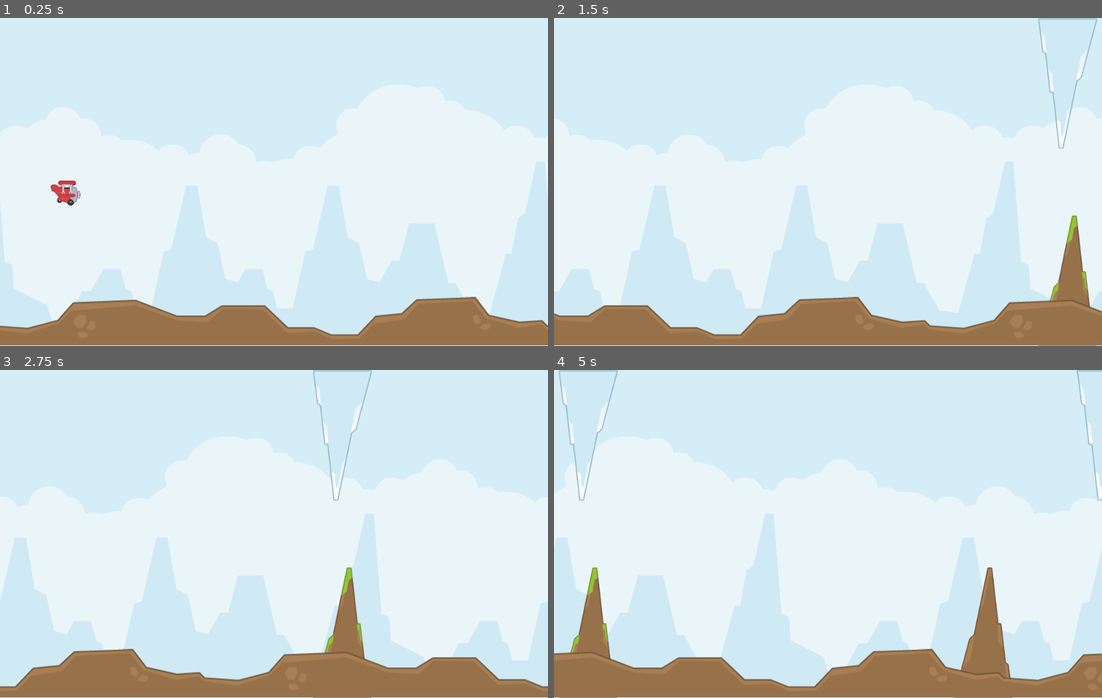
Above: before the commit, frames 1-4 (two rows, left to right).
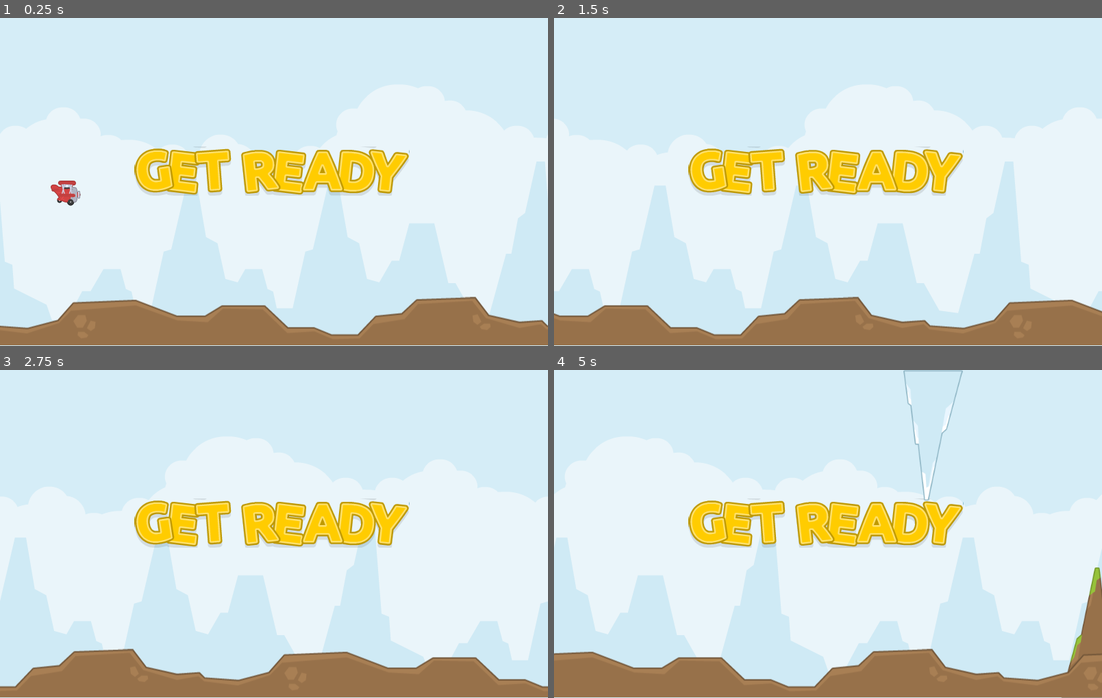
Above: after the commit, the same moments.

Repository: mflash/godotsa2025
Game: Godot game, scene res://main.tscn
Same seed, same stepped clock (60 frames per second), same inputs: the game is played once before the commit and once after it.
Inputs:
- Up to frame 1 (0.25 s): no input
- Up to frame 2 (1.5 s): tap Enter (ui_accept) at 0.5, 0.77 s
- Up to frame 3 (2.75 s): tap Enter (ui_accept) at 1.52 s
- Up to frame 4 (5 s): tap Enter (ui_accept) at 3.02, 3.77, 4.52 s

The runs differ from the first frame. In frame 1, 5.5% of the frame differs, in the area x 24-75%, y 39-55%; in frame 2, 6.8%; in frame 3, 6.8%; in frame 4, 9.8%, in the area x 0-100%, y 0-100%.

Commit message:
Telas de início e game over

Diff:
--- a/main.gd
+++ b/main.gd
@@ -10,8 +10,17 @@
 	print("Total rocks:",rocks.size())
 	$Background.z_index = -1
 	$Foreground.z_index = 1
+	start_game()
+
+func start_game() -> void:
+	$GameOverSprite.visible = false
+	#$GetReadySprite.visible = true
+	#await get_tree().create_timer(3.0).timeout
+	#$GetReadySprite.visible = false
 	$RockDownTimer.wait_time = randf_range(2, 5)
 	$RockUpTimer.wait_time = randf_range(2, 5)
+	$RockDownTimer.start()
+	$RockUpTimer.start()
 
 func _on_rock_down_timer_timeout() -> void:
 	var rock_num := randi_range(0, rocks.size()-1)
@@ -22,6 +31,7 @@
 	add_child(rock)
 	$RockDownTimer.wait_time = randf_range(2, 5)
 	rock.connect("add_score", _on_add_to_score)
+	rock.connect("crash", _on_crash)
 
 
 func _on_rock_up_timer_timeout() -> void:
@@ -34,7 +44,14 @@
 	add_child(rock)
 	$RockUpTimer.wait_time = randf_range(2, 5)
 	rock.connect("add_score", _on_add_to_score)
+	rock.connect("crash", _on_crash)
 
 func _on_add_to_score() -> void:
 	score += 1
 	print("Score: ",str(score))
+
+func _on_crash() -> void:
+	$Player.queue_free()
+	$GameOverSprite.visible = true
+	await get_tree().create_timer(5.0).timeout
+	get_tree().reload_current_scene()
--- a/main.tscn
+++ b/main.tscn
@@ -8,6 +8,7 @@
 [ext_resource type="PackedScene" uid="uid://uq3gdg0inugm" path="res://rock_ice.tscn" id="4_kek77"]
 [ext_resource type="PackedScene" uid="uid://bj1vvt4q0wxhw" path="res://rock_snow.tscn" id="5_4c57u"]
 [ext_resource type="PackedScene" uid="uid://br500ntu3xu7v" path="res://player.tscn" id="5_lquwl"]
+[ext_resource type="Texture2D" uid="uid://cmht8gulr5vui" path="res://Spritesheet/sheet.png" id="9_kek77"]
 
 [node name="Main" type="Node2D"]
 script = ExtResource("1_h2yge")
@@ -37,10 +38,20 @@
 scale = Vector2(0.5, 0.5)
 
 [node name="RockDownTimer" type="Timer" parent="."]
-autostart = true
 
 [node name="RockUpTimer" type="Timer" parent="."]
-autostart = true
+
+[node name="GameOverSprite" type="Sprite2D" parent="."]
+position = Vector2(399, 227)
+texture = ExtResource("9_kek77")
+region_enabled = true
+region_rect = Rect2(0, 836.02936, 413.00012, 74.09076)
+
+[node name="GetReadySprite" type="Sprite2D" parent="."]
+position = Vector2(397, 224)
+texture = ExtResource("9_kek77")
+region_enabled = true
+region_rect = Rect2(-1.0404358, 909.8175, 402.19516, 72.43732)
 
 [connection signal="timeout" from="RockDownTimer" to="." method="_on_rock_down_timer_timeout"]
 [connection signal="timeout" from="RockUpTimer" to="." method="_on_rock_up_timer_timeout"]
Not shown: 1 places in main.tscn that only renumber resources
